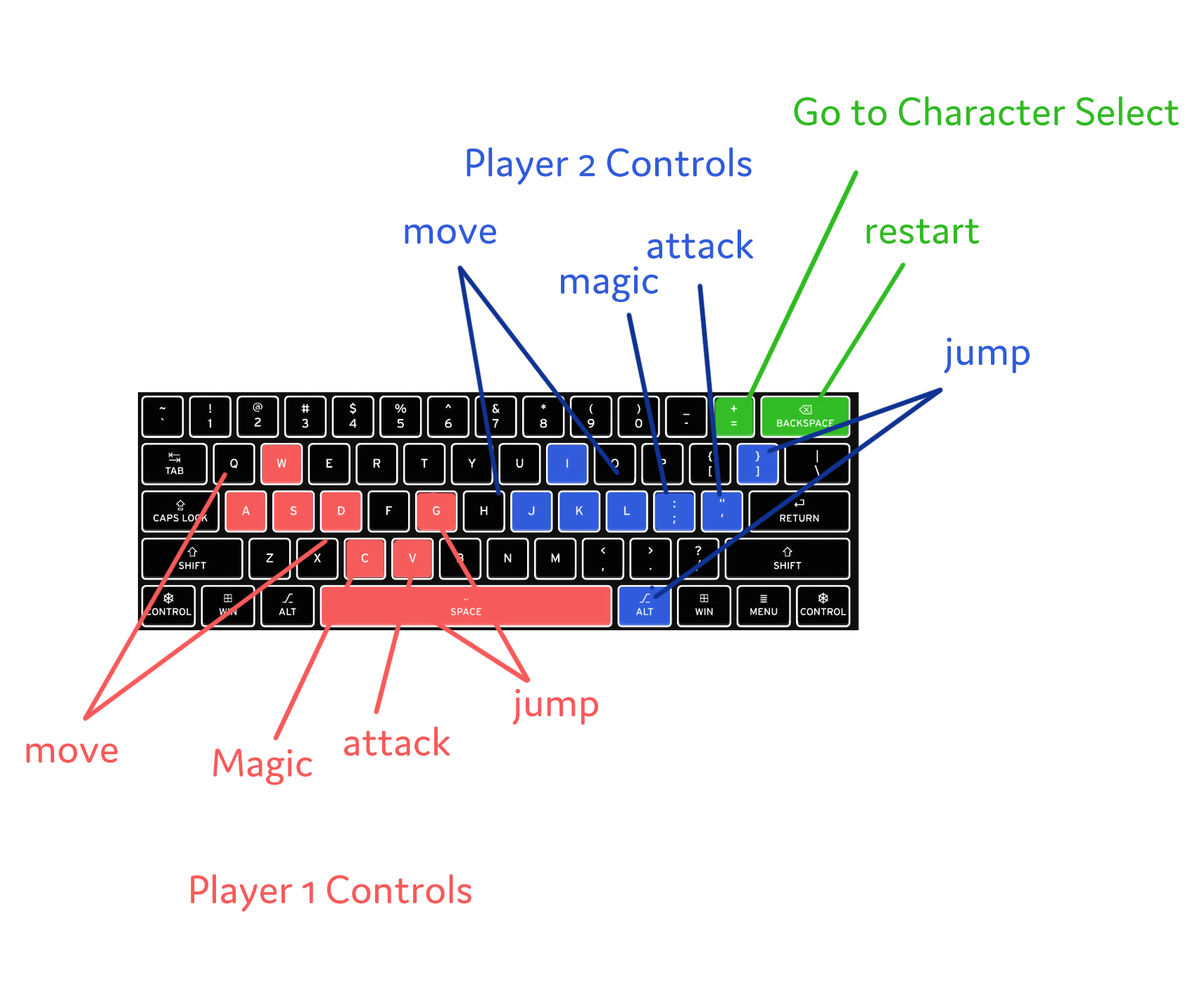
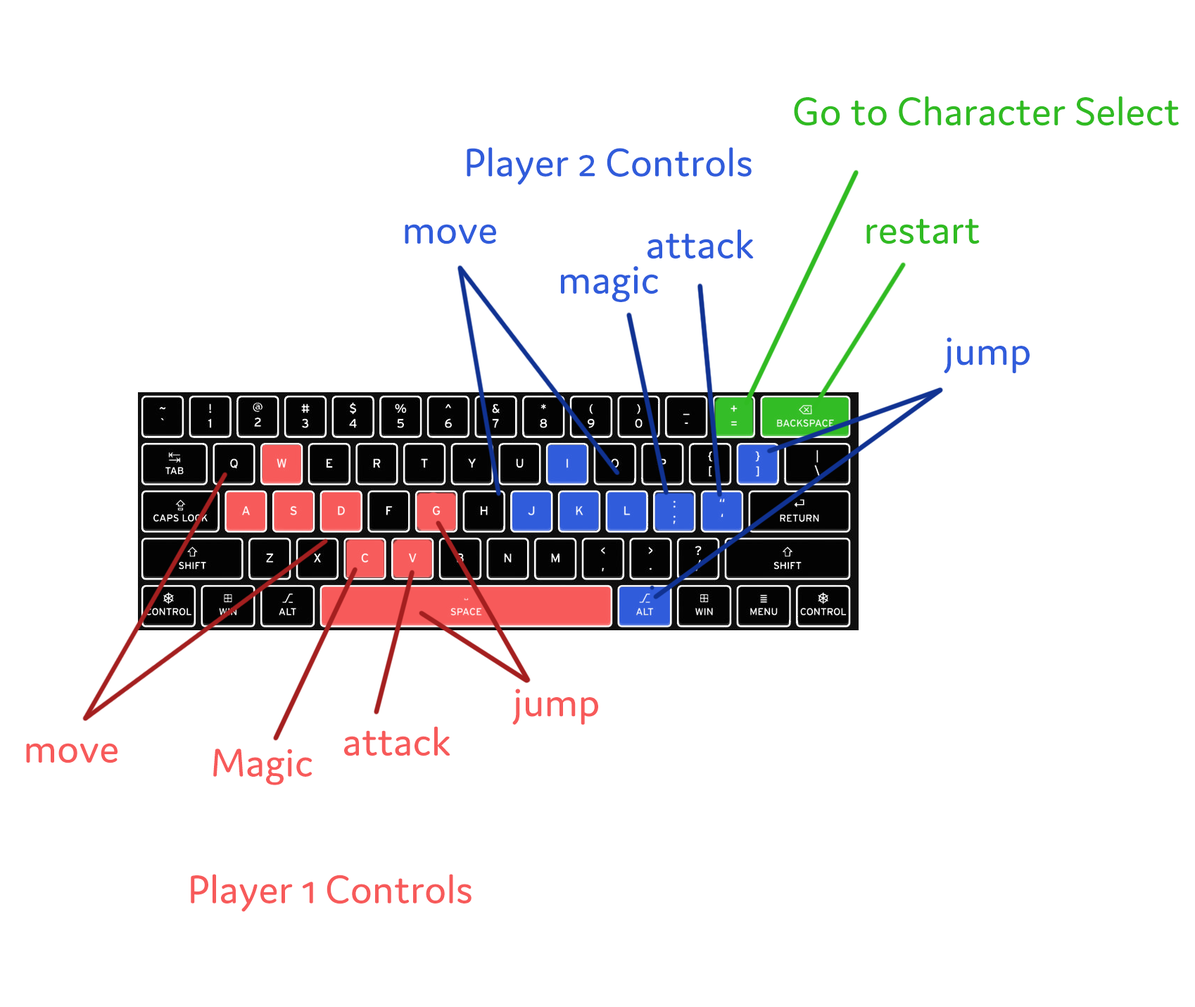
Two versions of the same layered image (1195x1007). Layer-by-layer changes:
painted on "Layer 4" over [82, 471, 531, 741]
